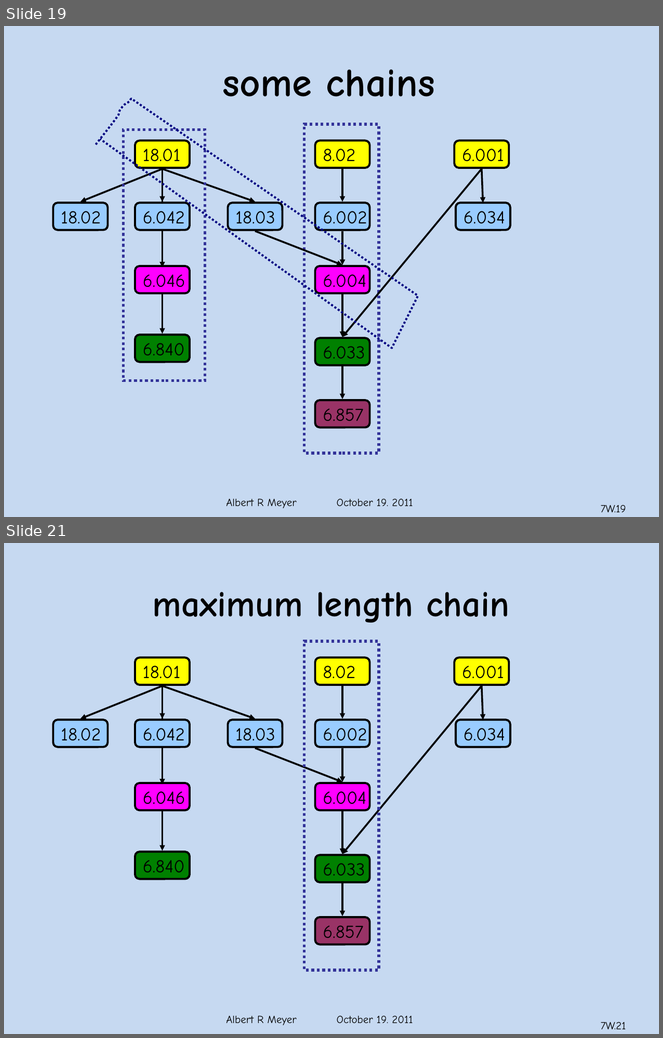
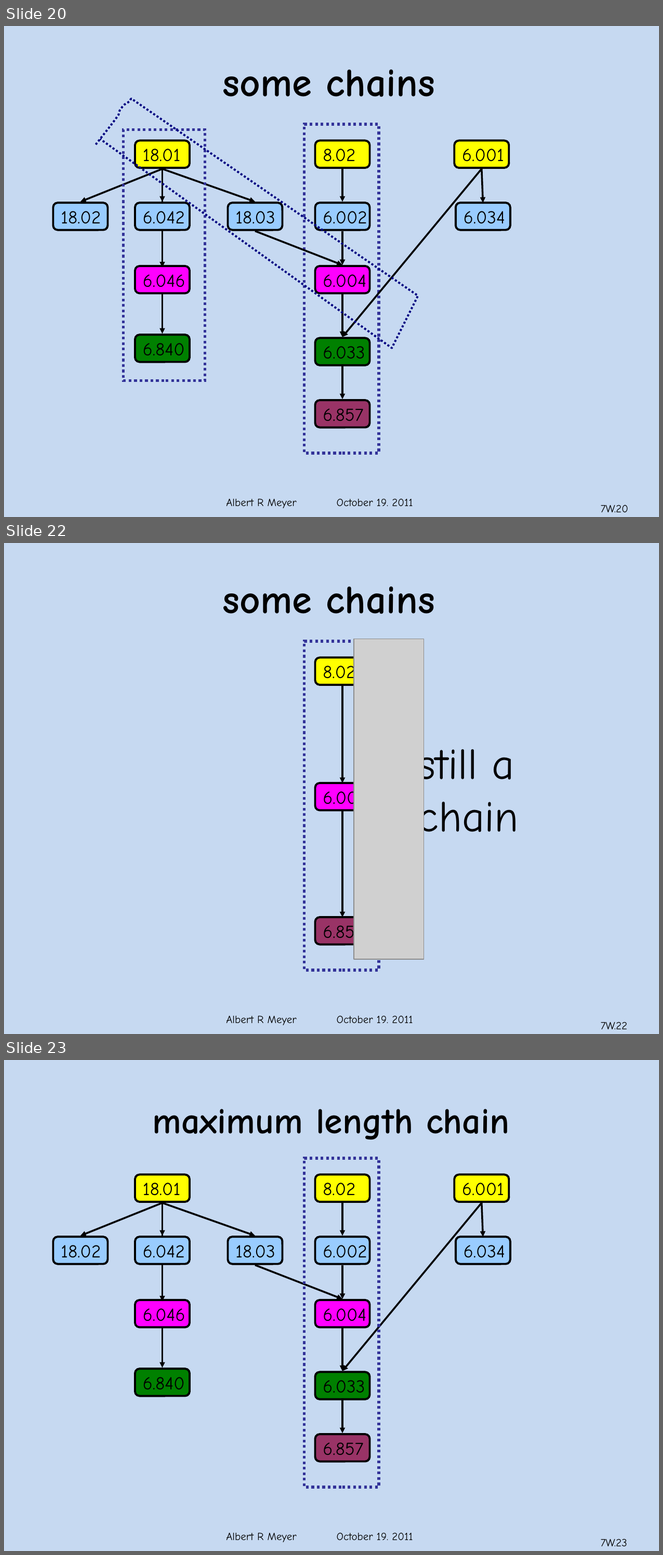
Before and after one commit to armeyer/mcs_web, a slide deck: fall11/slidesF11/slides7w.pptx. Shown one above the other, each under a label of ours: slides 19 and 21 before the commit, slides 20, 22 and 23 after it; the slides between them are not shown. The pictures are 663x1038 and 663x1555 pixels, drawn with LibreOffice and Linux fonts; fonts in the diff are those of the drawing; grey boxes stand for pictures; background and template pictures are left out. Boxes give left, top, right and bottom in pixels: in the first picture for what was removed or moved away, otherwise in the second. Text is boxed around its words. In the diff, an @@ line names an element or a change of style, - is before the commit and + after.

```diff
--- a/fall11/slidesF11/slides7w.pptx
+++ b/fall11/slidesF11/slides7w.pptx
@@ slide 22 added at [4,543,659,1034], background #C6D9F1; not listed: 1 template element that a slide beside it also shows @@
@@ title added at [223,586,435,614], 44 pt, text #000000, bold @@
+some chains
@@ rectangle added at [304,641,379,970], outline #333399 3 pt dashed @@
@@ picture added at [354,639,424,960] @@
@@ rounded rectangle added at [315,657,370,685], fill #FFFF00, outline #000000 2.25 pt, 20 pt, text #000000 @@
+8.02
@@ arrow added from (343, 685) to (343, 783), #000000 2 pt @@
@@ text added at [418,742,519,845], 48 pt, text #000000 @@
+still a
+chain
@@ rounded rectangle added at [315,783,370,811], fill #FF00FF, outline #000000 2.25 pt, 20 pt, text #000000 @@
+6.004
@@ arrow added from (343, 810) to (343, 918), #000000 2 pt @@
@@ rounded rectangle added at [315,918,370,945], fill #993366, outline #000000 2.25 pt, 20 pt, text #000000 @@
+6.857
@@ page number added at [601,1022,627,1030], 12 pt, text #000000 @@
+7W.22
@@ what was slide 19 is now slide 20 @@
@@ page number at [601,505,629,513]: text changed @@
-7W.19
+7W.20
@@ what was slide 21 is now slide 23 @@
@@ page number at [601,1539,627,1547]: text changed @@
-7W.21
+7W.23
```
Also in this commit, not shown: 10 slides changed, 3 other slides added, 1 other file.
